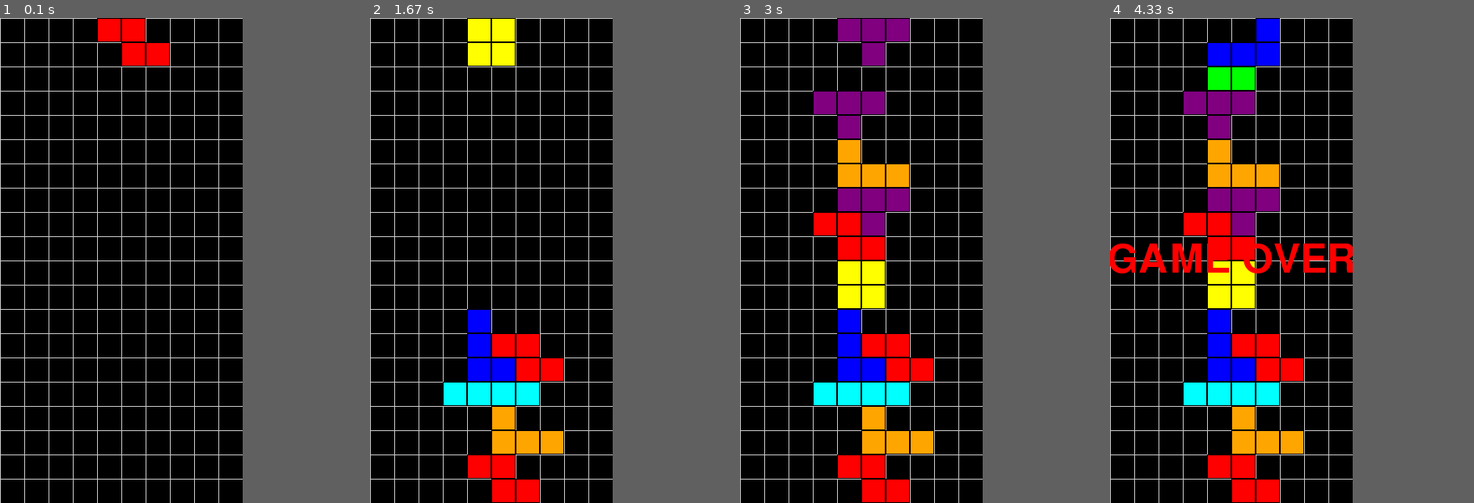
Above: before the commit, frames 1-4 (left to right).
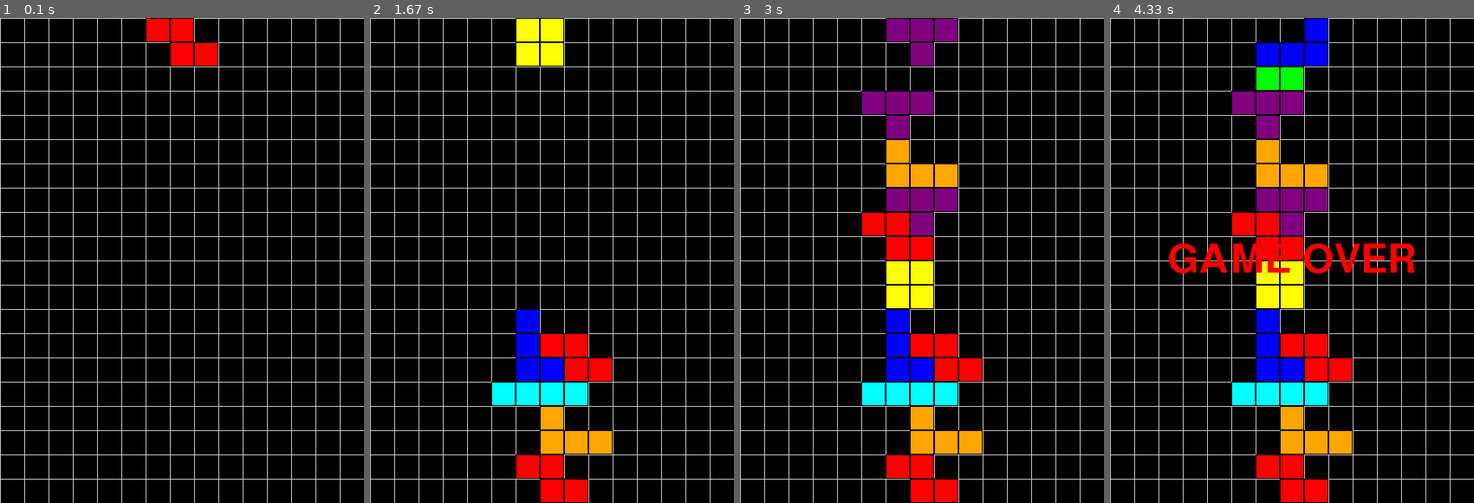
Above: after the commit, the same moments.

Repository: jedeth/tetris_pedago_python
Game: pygame game, started from tetris_pygame.py
Same seed, same stepped clock (60 frames per second), same inputs: the game is played once before the commit and once after it.
Inputs:
- Up to frame 1 (0.1 s): no input
- Up to frame 2 (1.67 s): tap Space at 0.33, 0.73, 1.03, 1.23, 1.57 s; hold Right 0.67-1.13 s; hold Up 1.17-1.47 s; hold Right from 1.5 s (still down)
- Up to frame 3 (3 s): tap Space at 1.87, 2.07, 2.37, 2.63, 2.97 s; release Right at 1.97 s; hold Left 2-2.53 s; hold Down 2.57-2.87 s; hold Left from 2.9 s (still down)
- Up to frame 4 (4.33 s): tap Space at 3.27 s; release Left at 3.3 s
The window is 300x600 before the commit and 450x600 after it. Grey fills any space a smaller window leaves; there, only what the larger window draws over its background counts as a difference.

The runs differ from the first frame. In frame 1, 4.7% of the frame differs, in the area x 26-100%, y 0-100%; in frame 2, 14%; in frame 3, 24%; in frame 4, 27%, in the area x 0-100%, y 0-100%.

Commit message:
Update arena width to enhance gameplay experience

Diff:
--- a/tetris_pygame.py
+++ b/tetris_pygame.py
@@ -4,7 +4,7 @@
 import time # NOUVEAU (était dans ma version précédente, mais peut-être pas dans la vôtre)
 
 # Dimensions de l'arène de Tetris (en nombre de blocs)
-largeur_arene_blocs = 10
+largeur_arene_blocs = 15
 hauteur_arene_blocs = 20
 
 # Taille de chaque bloc de Tetris en pixels
